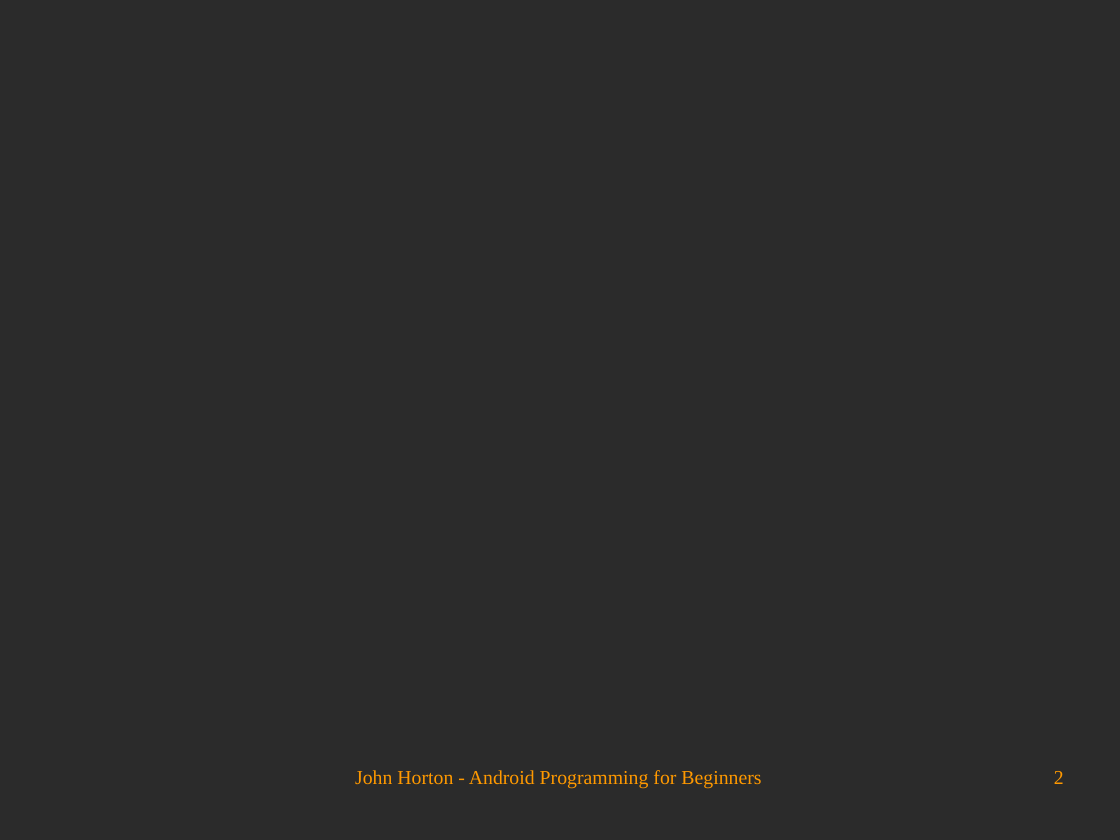
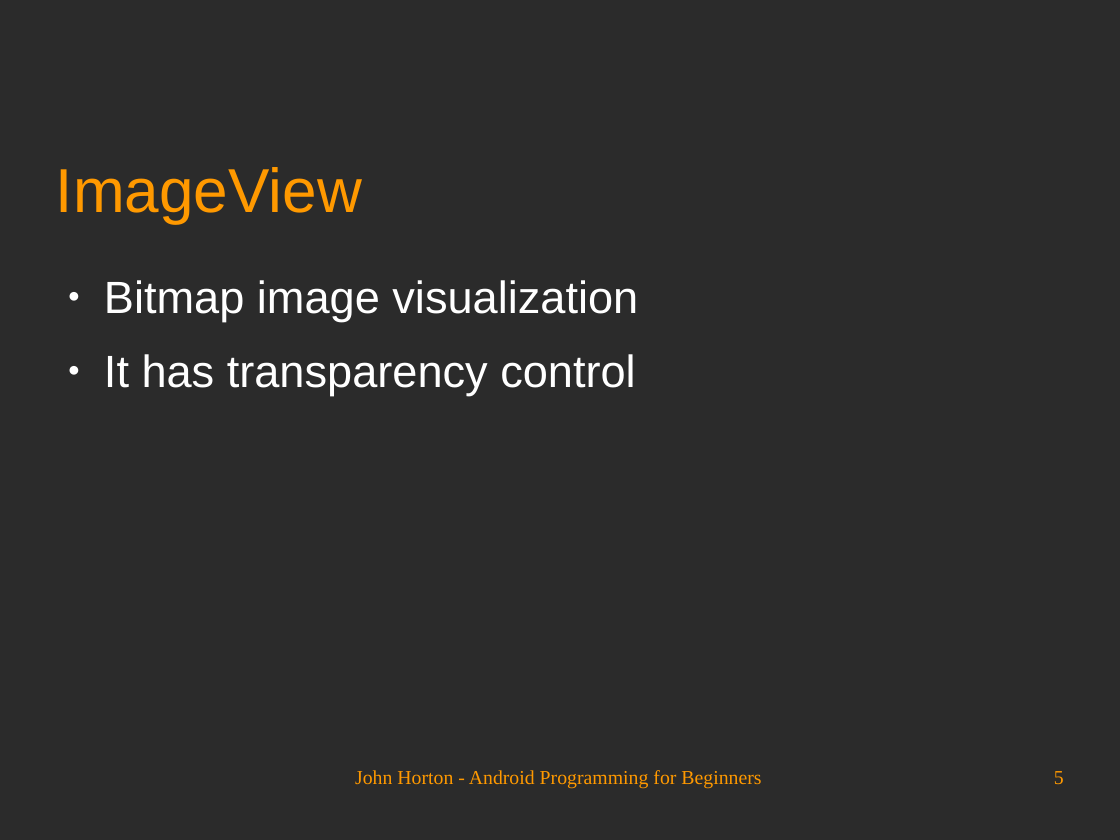
Before and after one commit to Academy-Soft-Intellect/Android-Programming-for-Beginners, a slide deck: slide 5 of 11_Widget_Mania.odp (slide 2 before the commit). Drawn at 1120x840 pixels with LibreOffice and Linux fonts; fonts in the diff are those of the drawing; background and template pictures are left out; a plain dark background stands for a picture behind light text. Boxes give left, top, right and bottom in pixels: in the first picture for what was removed or moved away, otherwise in the second. Text is boxed around its words. In the diff, an @@ line names an element or a change of style, - is before the commit and + after.

```diff
--- a/11_Widget_Mania.odp
+++ b/11_Widget_Mania.odp
@@ title added at (x1=56, y1=167, x2=362, y2=223), 44 pt, text #FF9900 @@
+ImageView
@@ text added at (x1=104, y1=280, x2=638, y2=396), 32 pt, text #FFFFFF @@
+● Bitmap image visualization
+● It has transparency control
@@ page number at (x1=1054, y1=771, x2=1064, y2=784): text changed @@
-2
+5
```
Also in this commit, not shown: 12 slides added, 1 slide removed.
